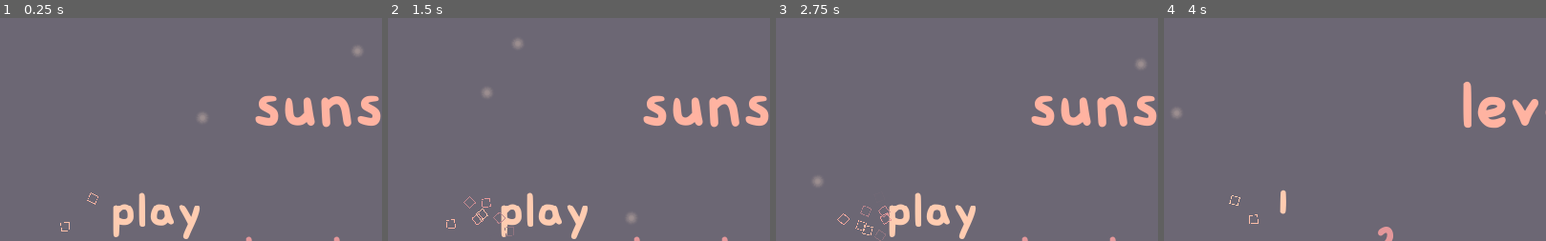
Above: before the commit, frames 1-4 (left to right).
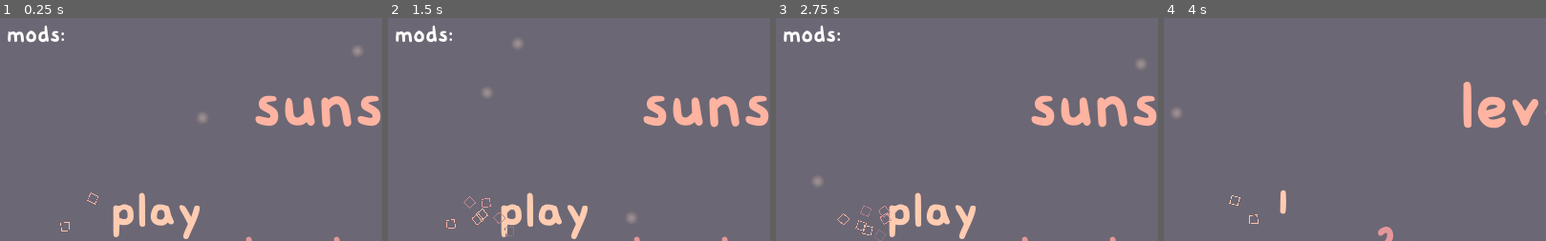
Above: after the commit, the same moments.

Repository: sunset-shaped/sunset-shaped
Game: Godot game, scene res://base.tscn
Same seed, same stepped clock (60 frames per second), same inputs: the game is played once before the commit and once after it.
Inputs:
- Up to frame 1 (0.25 s): no input
- Up to frame 2 (1.5 s): click "play" at 0.5 s; click "play" at 1.25 s
- Up to frame 3 (2.75 s): click "levels" at 2 s
- Up to frame 4 (4 s): click "info" at 2.75 s; tap Z (jump) at 3.5, 3.77 s; hold Right (right) from 3.53 s (still down)
The pictures show only the part of the screen within x 1-51%, y 4-54%; the shares and areas given below are measured in that part.

The runs differ from the first frame. In frame 1, 0.5% of the frame differs, in the area x 2-17%, y 3-12%; in frame 2, 0.5%; in frame 3, 0.5%; in frame 4, nothing differs.

Commit message:
mod support!

Diff:
--- a/base.gd
+++ b/base.gd
@@ -9,10 +9,13 @@
 var deaths = 0
 
 var leveltime = [0.0, 0.0, 0.0, 0.0, 0.0]
+var mods = []
 
 signal start_respawn(id)
 signal scene_changed
 signal respawn_done
+
+var text = preload("res://level stuff/text.tscn")
 
 onready var anim = $anim
 onready var music_anim = $music_anim
@@ -21,6 +24,8 @@
 onready var end = $menu/end
 onready var pause_screen = $menu/pause
 onready var player = $player
+onready var modlist = $menu/menu/mods
+
 # Called when the node enters the scene tree for the first time.
 func _ready():
 	state = "pause"
@@ -29,6 +34,29 @@
 	info.visible = false
 	end.visible = false
 	pause_screen.visible = false
+	var dir = Directory.new()
+
+	mods = []
+	dir.open("user://")
+	if dir.dir_exists("user://mods"):
+		dir.change_dir("user://mods")
+		dir.list_dir_begin()
+		while true:
+			var file = dir.get_next()
+			if file == "":
+				break
+			elif not file.begins_with("."):
+				if ProjectSettings.load_resource_pack("user://mods/" + file):
+					mods.append(file.get_basename())
+
+		dir.list_dir_end()
+
+	for i in mods:
+		add_child(load("res://"+i+".tscn").instance())
+		modlist.bbcode_text += "\n"+i
+
+
+
 
 func _play():
 	mode = "play"
@@ -111,7 +139,6 @@
 		anim.play_backwards("fade")
 		yield(anim, "animation_finished")
 
-	print("a1")
 	emit_signal("scene_changed")
 
 func _end():
@@ -133,6 +160,7 @@
 
 func _playlevel(num):
 	leveltime = [0.0, 0.0, 0.0, 0.0, 0.0]
+	timer = 0.0
 	mode = "level"
 	anim.play("fade")
 	yield(anim, "animation_finished")
--- a/menu.tscn
+++ b/menu.tscn
@@ -8,6 +8,10 @@
 
 [sub_resource type="DynamicFont" id=1]
 size = 90
+font_data = ExtResource( 1 )
+
+[sub_resource type="DynamicFont" id=2]
+size = 32
 font_data = ExtResource( 1 )
 
 [node name="menu" type="CanvasLayer"]
@@ -103,6 +107,15 @@
 margin_bottom = 738.587
 bbcode_text = "[center]press z to select"
 text = "press z to select"
+
+[node name="mods" parent="menu" instance=ExtResource( 3 )]
+margin_left = 19.1123
+margin_top = 29.7051
+margin_right = 638.112
+margin_bottom = 235.705
+custom_fonts/normal_font = SubResource( 2 )
+bbcode_text = "mods:"
+text = "mods:"
 
 [node name="levels" type="Control" parent="."]
 visible = false
--- a/menu/menu.gd
+++ b/menu/menu.gd
@@ -28,8 +28,6 @@
 
 func end_text():
 
-	print(base.timer)
-	print(base.leveltime[0] + base.leveltime[1] + base.leveltime[2] + base.leveltime[3] + base.leveltime[4])
 	var taken = make_time(base.timer)
 
 	var deaths = base.deaths
@@ -47,7 +45,6 @@
 		end.get_node("title").bbcode_text = "[center]the end."
 
 	var leveltimings = []
-	var count:float = 0
 
 	for i in range(5):
 		leveltimings.append(make_time(base.leveltime[i]))
--- a/player/player.gd
+++ b/player/player.gd
@@ -216,5 +216,4 @@
 
 func _on_hit_body_entered(body):
 	if body.is_in_group("wall"):
-		print("AAA")
 		jumpsound.play()
Not shown: 1 places in menu.tscn that only renumber resources
